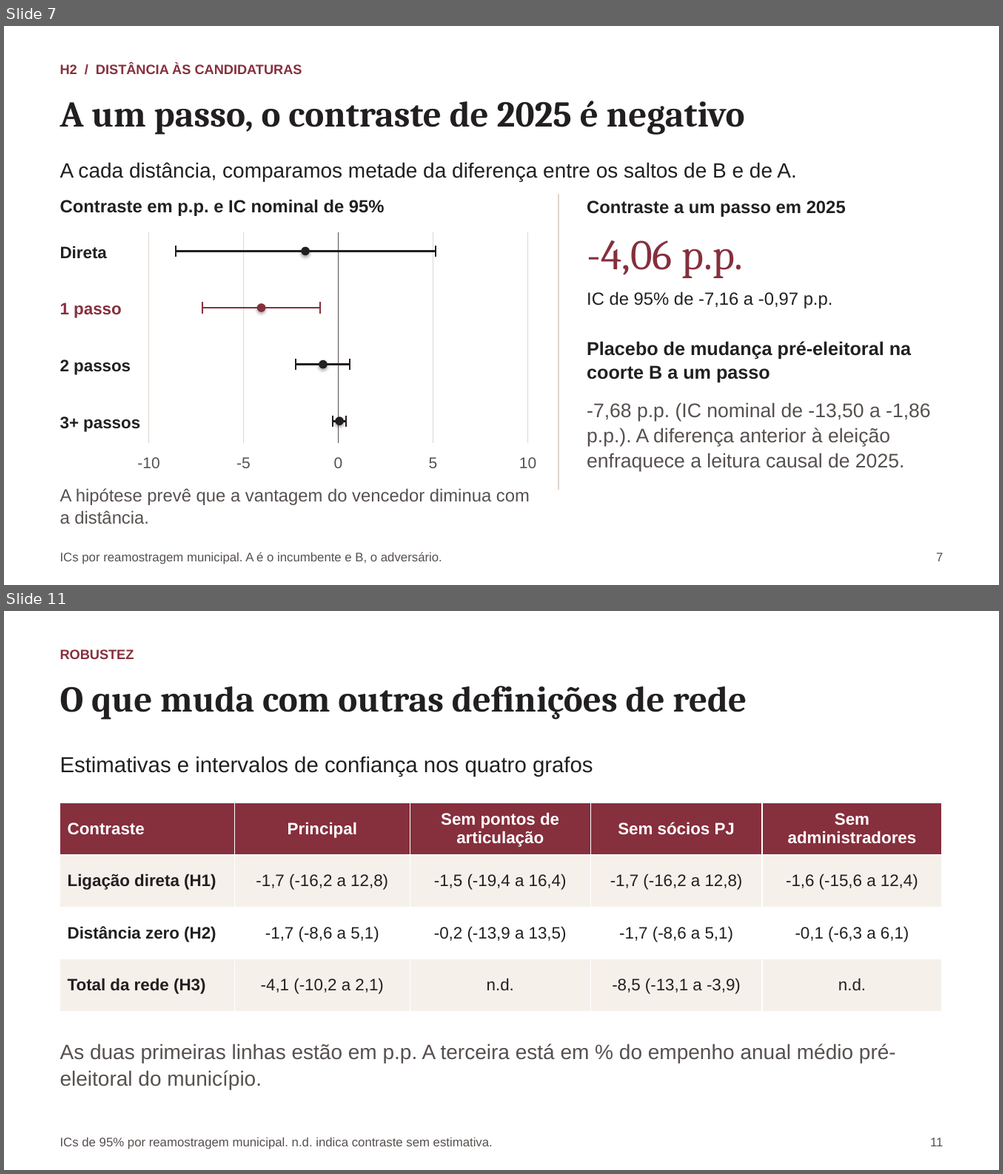
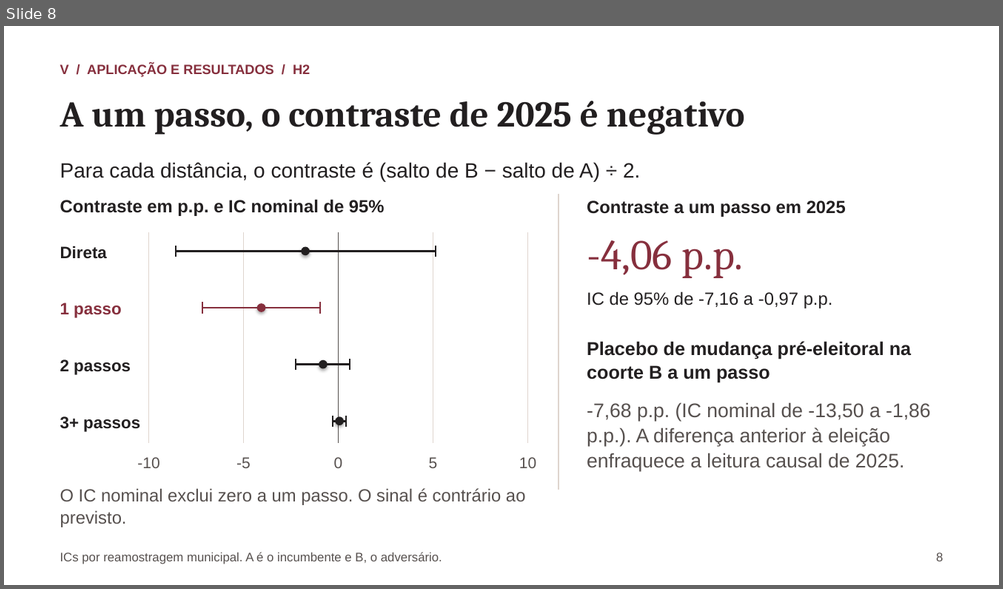
Before and after one commit to rafaelt0/redes-empresariais-alternancia-politica, a slide deck: output/deck.pptx. Shown one above the other, each under a label of ours: slides 7 and 11 before the commit, slide 8 after it; the slides between them are not shown. The pictures are 1003x1174 and 1003x589 pixels, drawn with LibreOffice and Linux fonts; fonts in the diff are those of the drawing. Boxes give left, top, right and bottom in pixels: in the first picture for what was removed or moved away, otherwise in the second. Text is boxed around its words. In the diff, an @@ line names an element or a change of style, - is before the commit and + after.

```diff
--- a/output/deck.pptx
+++ b/output/deck.pptx
@@ slide 11 removed at (x1=4, y1=611, x2=999, y2=1170), background #FFFFFF @@
@@ text removed at (x1=60, y1=649, x2=134, y2=659) @@
-ROBUSTEZ
@@ text removed at (x1=60, y1=686, x2=746, y2=720) @@
-O que muda com outras definições de rede
@@ text removed at (x1=60, y1=756, x2=593, y2=777) @@
-Estimativas e intervalos de confiança nos quatro grafos
@@ table removed at (x1=60, y1=803, x2=942, y2=1011), 4 rows, 5 columns @@
-Contraste | Principal | Sem pontos de / articulação | Sem sócios PJ | Sem / administradores
-Ligação direta (H1) | -1,7 (-16,2 a 12,8) | -1,5 (-19,4 a 16,4) | -1,7 (-16,2 a 12,8) | -1,6 (-15,6 a 12,4)
-Distância zero (H2) | -1,7 (-8,6 a 5,1) | -0,2 (-13,9 a 13,5) | -1,7 (-8,6 a 5,1) | -0,1 (-6,3 a 6,1)
-Total da rede (H3) | -4,1 (-10,2 a 2,1) | n.d. | -8,5 (-13,1 a -3,9) | n.d.
@@ text removed at (x1=60, y1=1044, x2=896, y2=1090) @@
-As duas primeiras linhas estão em p.p. A terceira está em % do empenho anual médio pré-eleitoral do município.
@@ text removed at (x1=60, y1=1138, x2=492, y2=1150) @@
-ICs de 95% por reamostragem municipal. n.d. indica contraste sem estimativa.
@@ text removed at (x1=930, y1=1138, x2=942, y2=1147) @@
-11
@@ what was slide 7 is now slide 8 @@
@@ slide 8 changed as well @@
@@ text at (x1=60, y1=64, x2=310, y2=77): text changed @@
-H2 / DISTÂNCIA ÀS CANDIDATURAS
+V / APLICAÇÃO E RESULTADOS / H2
@@ text at (x1=60, y1=162, x2=640, y2=181): text changed @@
-A cada distância, comparamos metade da diferença entre os saltos de B e de A.
+Para cada distância, o contraste é (salto de B − salto de A) ÷ 2.
@@ text at (x1=60, y1=488, x2=526, y2=528): text changed @@
-A hipótese prevê que a vantagem do vencedor diminua com a distância.
+O IC nominal exclui zero a um passo. O sinal é contrário ao previsto.
@@ text at (x1=936, y1=553, x2=942, y2=562): text changed @@
-7
+8
```
Also in this commit, not shown: 2 other slides changed, 6 slides added, 8 other slides removed, 12 other files.
